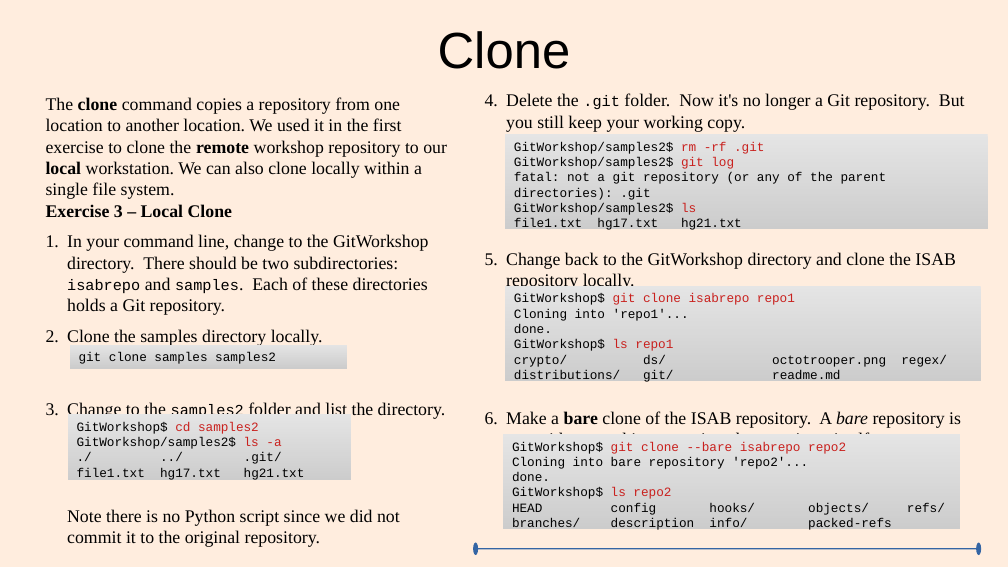
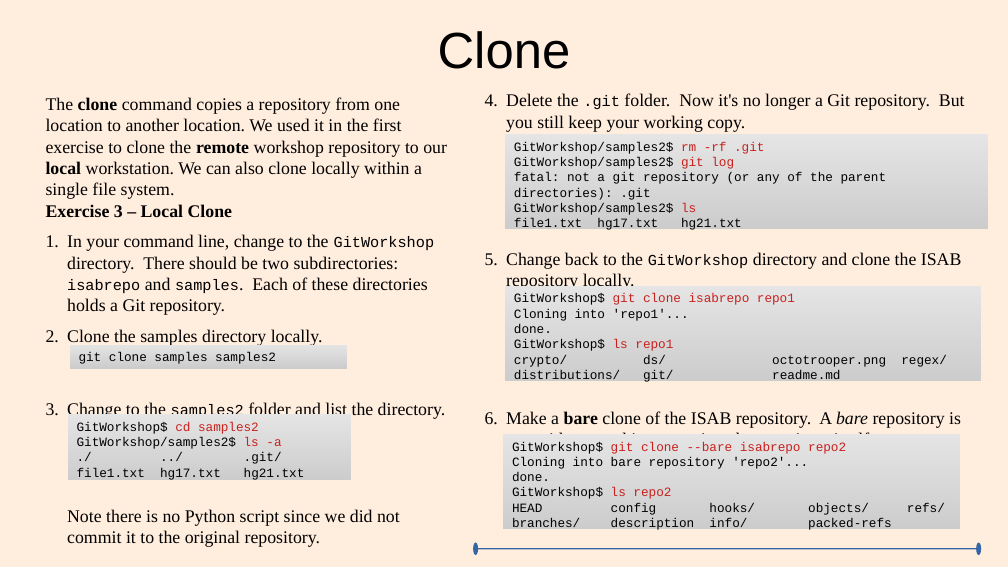
Before and after one commit to lacounty-isab/workshops, a slide deck: slide 9 of git/GitWorkshop1.odp. Drawn at 1008x567 pixels with LibreOffice and Linux fonts; fonts in the diff are those of the drawing. Boxes give left, top, right and bottom in pixels: in the first picture for what was removed or moved away, otherwise in the second. Text is boxed around its words. In the diff, an @@ line names an element or a change of style, - is before the commit and + after.

```diff
--- a/git/GitWorkshop1.odp
+++ b/git/GitWorkshop1.odp
@@ text at (x1=67, y1=234, x2=435, y2=315): size 14 to 12 pt, font Times New Roman to Courier New in "GitWorkshop" @@
@@ text at (x1=506, y1=252, x2=962, y2=286): size 14 to 12 pt, font Times New Roman to Courier New in "GitWorkshop" @@
```
Also in this commit, not shown: 5 other slides changed, 1 slide added, 7 other files.
